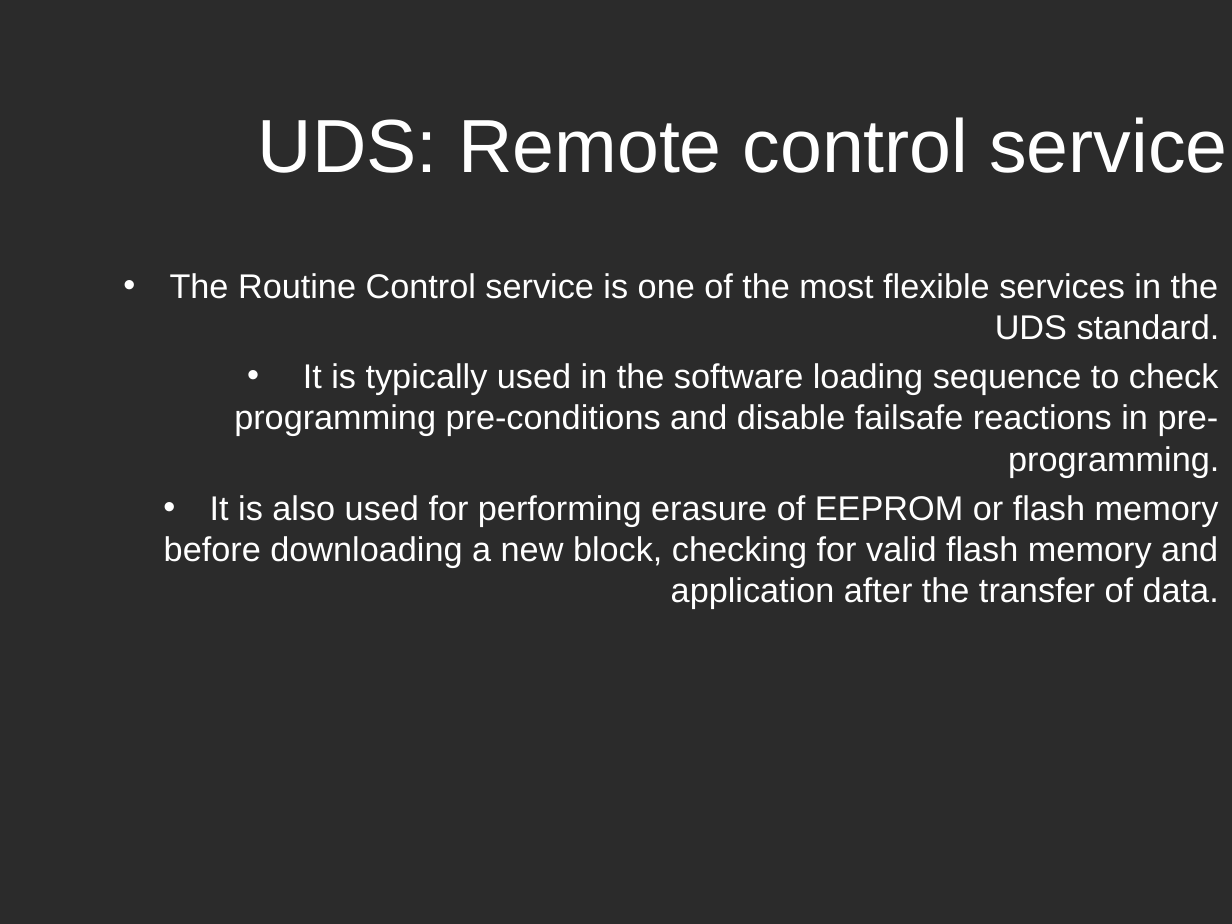
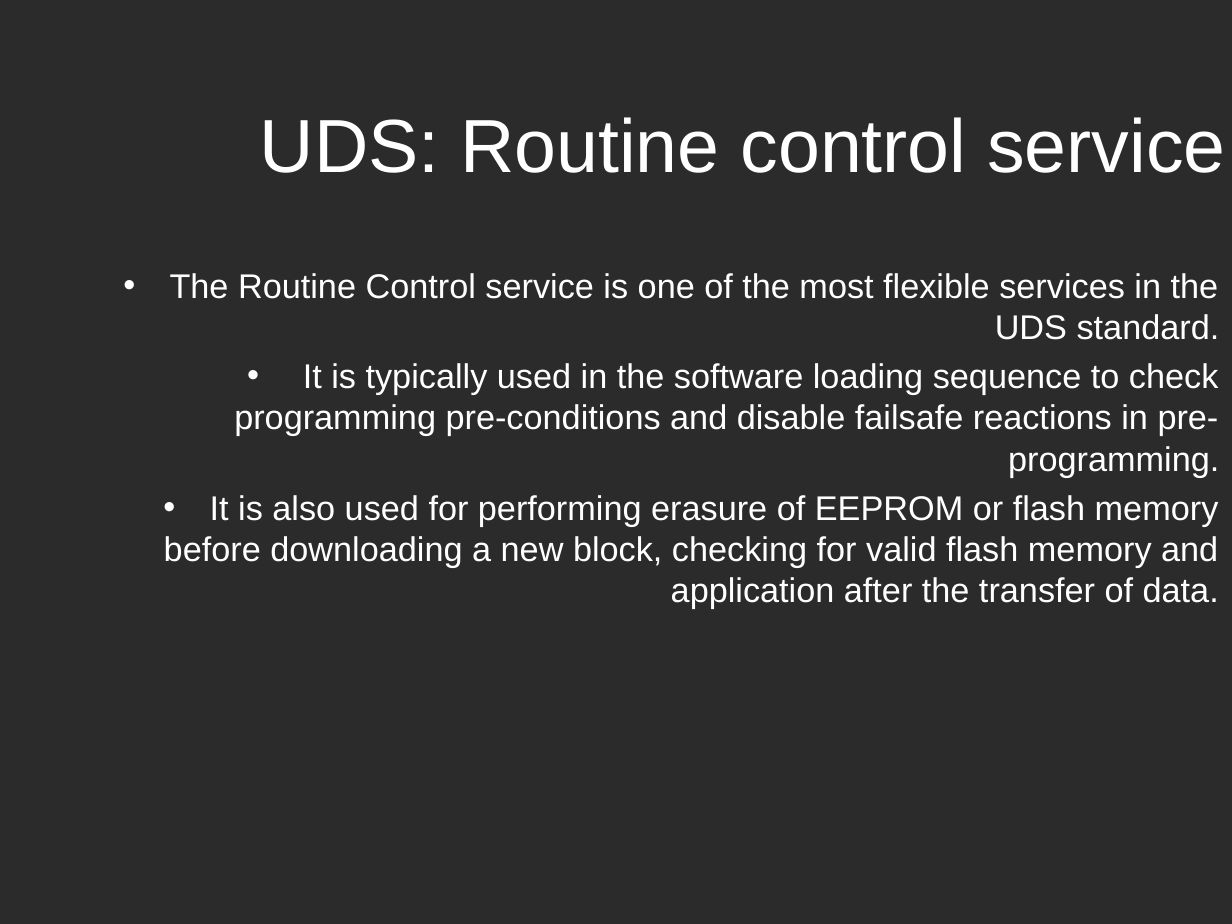
Before and after one commit to Marcelle-Samir/Firmware_Over_The_Air, a slide deck: slide 24 of project Documentation/Second week/Search-UDS.ppt. Drawn at 1232x924 pixels with LibreOffice and Linux fonts; fonts in the diff are those of the drawing; background and template pictures are left out; a plain dark background stands for a picture behind light text. Boxes give left, top, right and bottom in pixels: in the first picture for what was removed or moved away, otherwise in the second. Text is boxed around its words. In the diff, an @@ line names an element or a change of style, - is before the commit and + after.

```diff
--- a/project Documentation/Second week/Search-UDS.ppt
+++ b/project Documentation/Second week/Search-UDS.ppt
@@ title at (260,117,1225,173): text changed @@
-UDS: Remote control service
+UDS: Routine control service
```
Also in this commit, not shown: 8 other slides changed.
